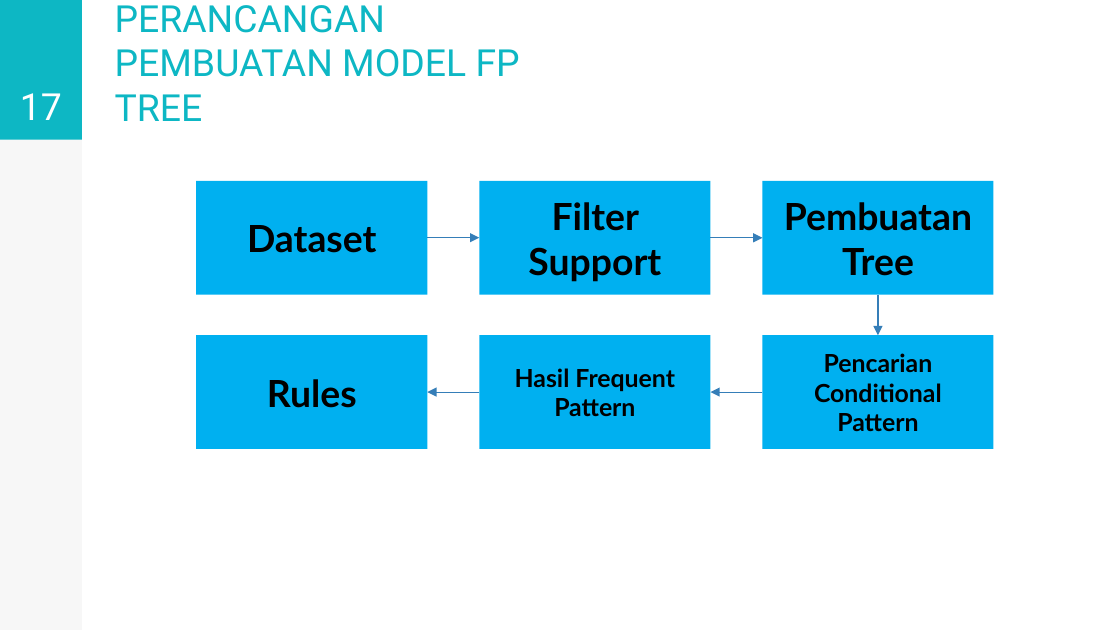
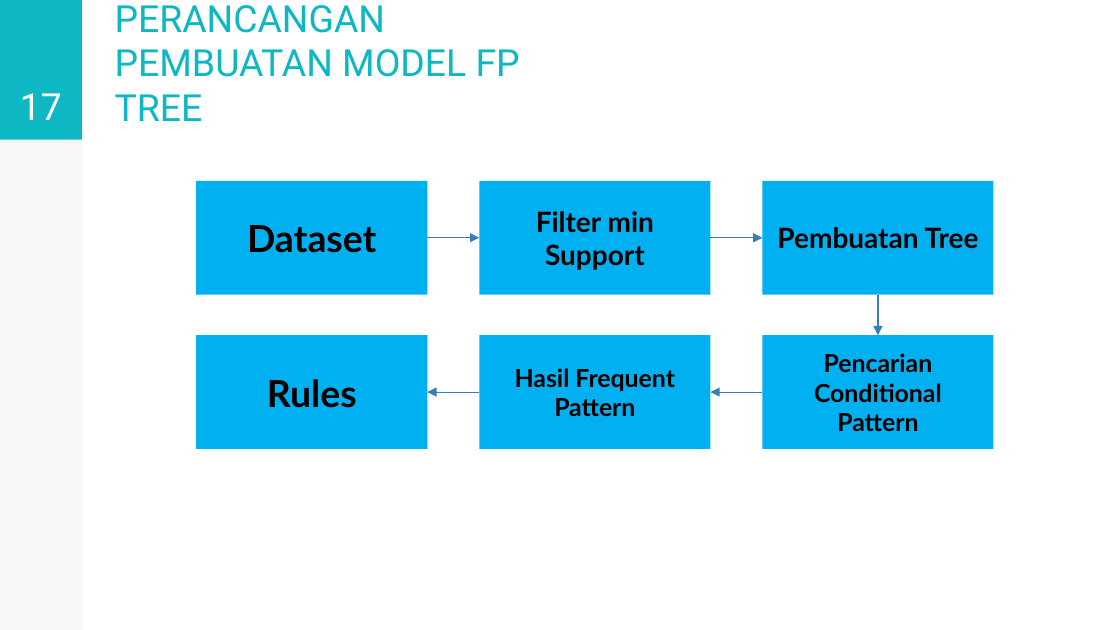
Before and after one commit to kevinfachreza/TugasAkhir, a slide deck: slide 17 of PPT/5114100128-v1.0.pptx. Drawn at 1120x630 pixels with LibreOffice and Linux fonts; fonts in the diff are those of the drawing. Boxes give left, top, right and bottom in pixels: in the first picture for what was removed or moved away, otherwise in the second. Text is boxed around its words. In the diff, an @@ line names an element or a change of style, - is before the commit and + after.

```diff
--- a/PPT/5114100128-v1.0.pptx
+++ b/PPT/5114100128-v1.0.pptx
@@ rectangle "Pembuatan Tree" at box(763, 181, 993, 296): size 24 to 18 pt @@
@@ text in rectangle at box(536, 211, 654, 270): text changed; size 24 to 18 pt @@
-Filter Support
+Filter min Support
```
Also in this commit, not shown: 16 other slides changed, 36 slides added, 11 other files.
